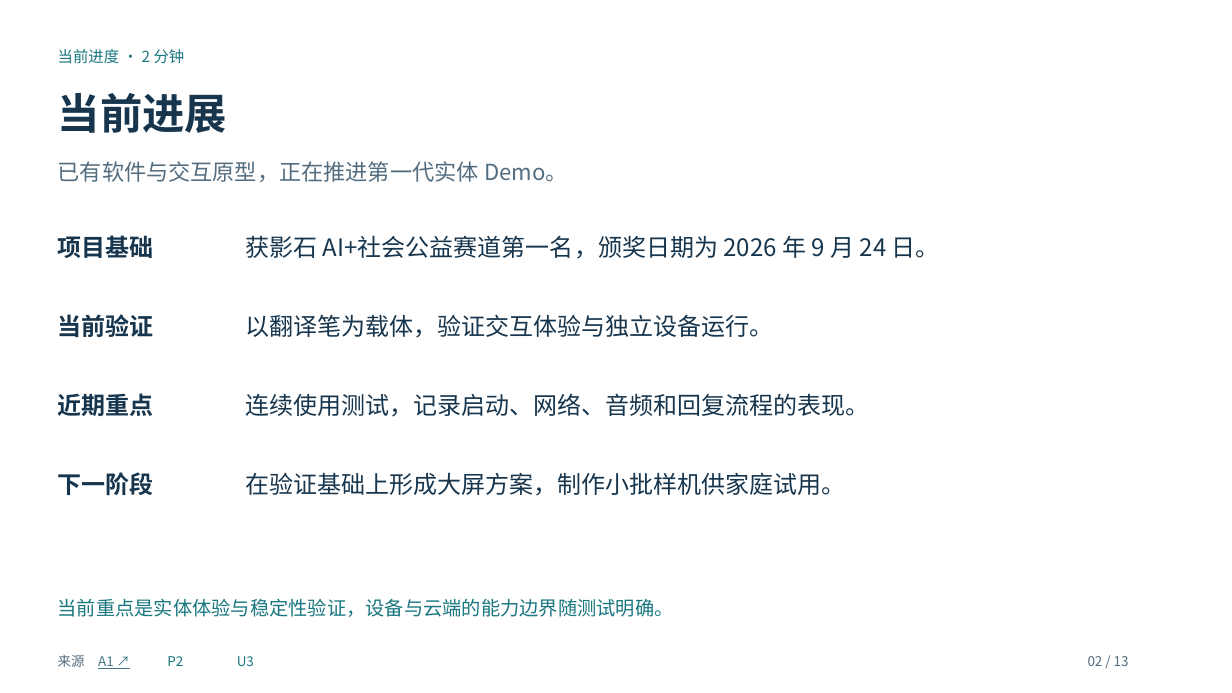
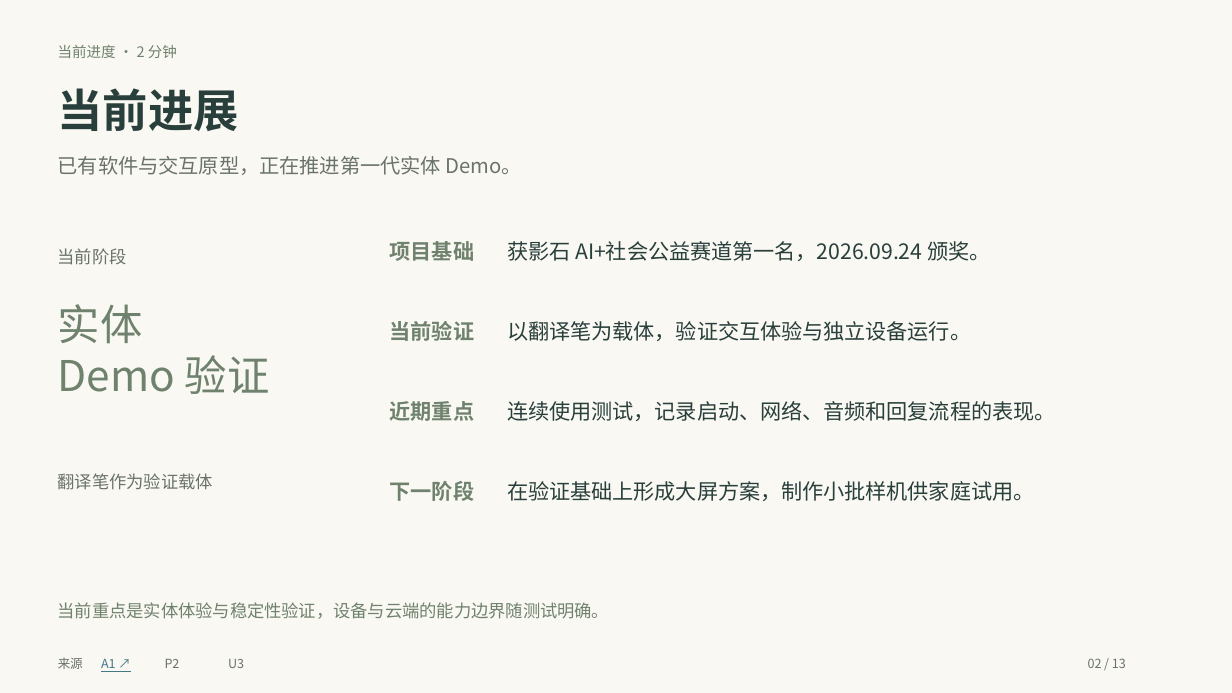
Before and after one commit to maxi-max-dev/maxi-max-dev.github.io, a slide deck: slide 2 of research/insta360-frame-discussion/unseen-insta360-discussion.pptx. Drawn at 1232x693 pixels with LibreOffice and Linux fonts; fonts in the diff are those of the drawing. Boxes give left, top, right and bottom in pixels: in the first picture for what was removed or moved away, otherwise in the second. Text is boxed around its words. In the diff, an @@ line names an element or a change of style, - is before the commit and + after.

```diff
--- a/research/insta360-frame-discussion/unseen-insta360-discussion.pptx
+++ b/research/insta360-frame-discussion/unseen-insta360-discussion.pptx
@@ background #FFFFFF to #FAF8F3 @@
@@ text "当前进度 · 2 分钟" at (58, 45, 177, 58): size 12 to 11.2 pt, text colour #197780 to #6F826D @@
@@ text "当前进展" at (58, 88, 239, 131): size 33 to 35.2 pt, text colour #17364E to #293F3C @@
@@ text "已有软件与交互原型，正在推进第一代实体 Demo。" at (58, 156, 522, 175): size 17.2 to 15.8 pt, text colour #536D80 to #69736A @@
@@ text "项目基础": place and size @@
-text "项目基础" at (58, 235, 154, 258)
+text "项目基础" at (390, 241, 474, 261)
@@ text added at (58, 248, 127, 265), 13.5 pt, text #69736A @@
+当前阶段
@@ text at (507, 241, 990, 261): text changed; size 18.8 to 16.5 pt; text colour #17364E to #293F3C @@
-获影石 AI+社会公益赛道第一名，颁奖日期为 2026 年 9 月 24 日。
+获影石 AI+社会公益赛道第一名，2026.09.24 颁奖。
@@ text added at (58, 304, 270, 394), 33 pt, text #6F826D @@
+实体
+Demo 验证
@@ text "当前验证": place and size @@
-text "当前验证" at (58, 314, 154, 337)
+text "当前验证" at (390, 321, 474, 341)
@@ text "以翻译笔为载体，验证交互体验与独立设备运行。": place and size @@
-text "以翻译笔为载体，验证交互体验与独立设备运行。" at (245, 314, 773, 338)
+text "以翻译笔为载体，验证交互体验与独立设备运行。" at (507, 321, 971, 341)
@@ text "近期重点": place and size @@
-text "近期重点" at (58, 393, 154, 416)
+text "近期重点" at (390, 401, 474, 421)
@@ text "连续使用测试，记录启动、网络、音频和回复流程的表现。": place and size @@
-text "连续使用测试，记录启动、网络、音频和回复流程的表现。" at (245, 393, 869, 417)
+text "连续使用测试，记录启动、网络、音频和回复流程的表现。" at (507, 401, 1055, 421)
@@ text added at (58, 473, 213, 490), 13.5 pt, text #69736A @@
+翻译笔作为验证载体
@@ size 18.8 to 16.5 pt, text colour #17364E to #6F826D in 4 elements at (390, 241, 474, 261), (390, 321, 474, 341), (390, 401, 474, 421), (390, 481, 474, 501) @@
@@ text "下一阶段": place and size @@
-text "下一阶段" at (58, 472, 154, 496)
+text "下一阶段" at (390, 481, 474, 501)
@@ size 18.8 to 16.5 pt, text colour #17364E to #293F3C in 3 elements at (507, 321, 971, 341), (507, 401, 1055, 421), (507, 481, 1034, 501) @@
@@ text "在验证基础上形成大屏方案，制作小批样机供家庭试用。": place and size @@
-text "在验证基础上形成大屏方案，制作小批样机供家庭试用。" at (245, 472, 845, 496)
+text "在验证基础上形成大屏方案，制作小批样机供家庭试用。" at (507, 481, 1034, 501)
@@ text "当前重点是实体体验与稳定性验证，设备与云端的能力边界随测试明确。" at (58, 602, 610, 619): size 15 to 13.5 pt, text colour #197780 to #6F826D @@
@@ text "来源" at (58, 657, 83, 669): size 10.5 to 9.8 pt, text colour #536D80 to #69736A @@
@@ text "A1 ↗" at (101, 659, 116, 672): size 10.5 to 9.8 pt @@
@@ text "P2" at (165, 659, 180, 668): size 10.5 to 9.8 pt, text colour #197780 to #69736A @@
@@ text "U3" at (228, 659, 244, 668): size 10.5 to 9.8 pt, text colour #197780 to #69736A @@
@@ text "U3": place and size @@
-text "U3" at (237, 656, 254, 666)
+text "U3" at (228, 659, 244, 668)
@@ text "02 / 13" at (1088, 658, 1126, 668): size 10.5 to 9.8 pt, text colour #536D80 to #69736A @@
```
Also in this commit, not shown: 12 other slides changed, 10 other files.
